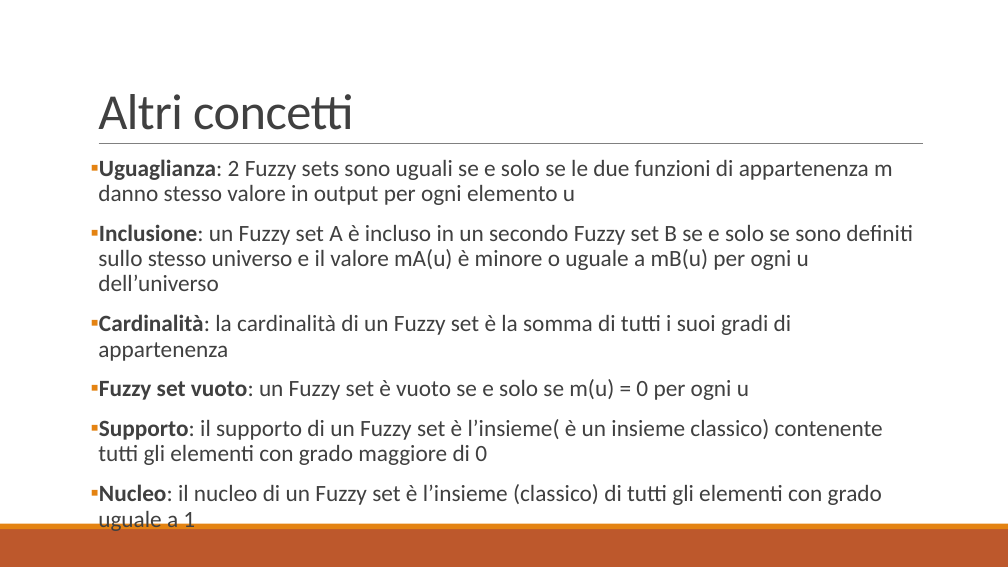
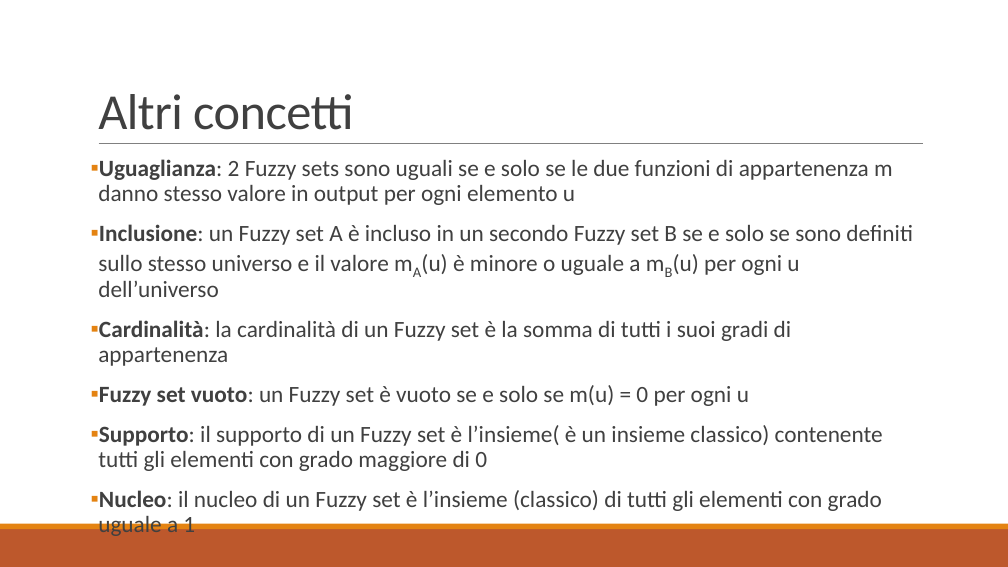
Before and after one commit to Gallo00/progettoDM, a slide deck: slide 9 of relazione.pptx. Drawn at 1008x567 pixels with LibreOffice and Linux fonts; fonts in the diff are those of the drawing. Boxes give left, top, right and bottom in pixels: in the first picture for what was removed or moved away, otherwise in the second. Text is boxed around its words. In the diff, an @@ line names an element or a change of style, - is before the commit and + after.

```diff
--- a/relazione.pptx
+++ b/relazione.pptx
@@ text at [98,224,913,297]: size 22.2 to 24.1 pt, now subscript in "mA(u) mB(u)" @@
```
Also in this commit, not shown: 9 other slides changed, 7 other files.
